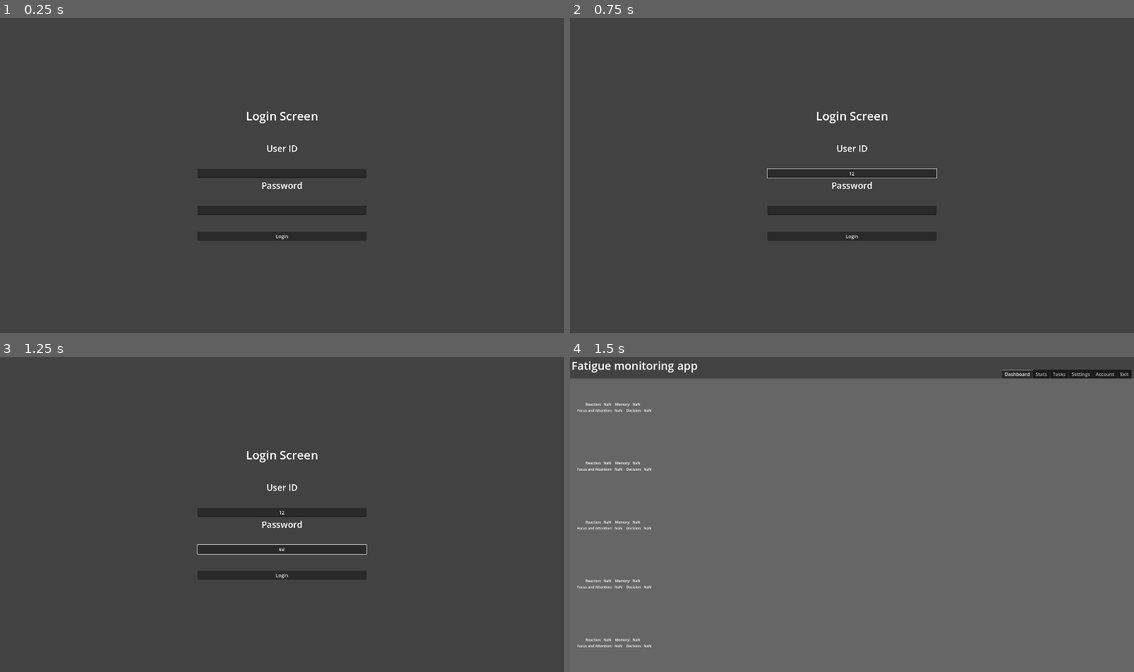
Above: before the commit, frames 1-4 (two rows, left to right).
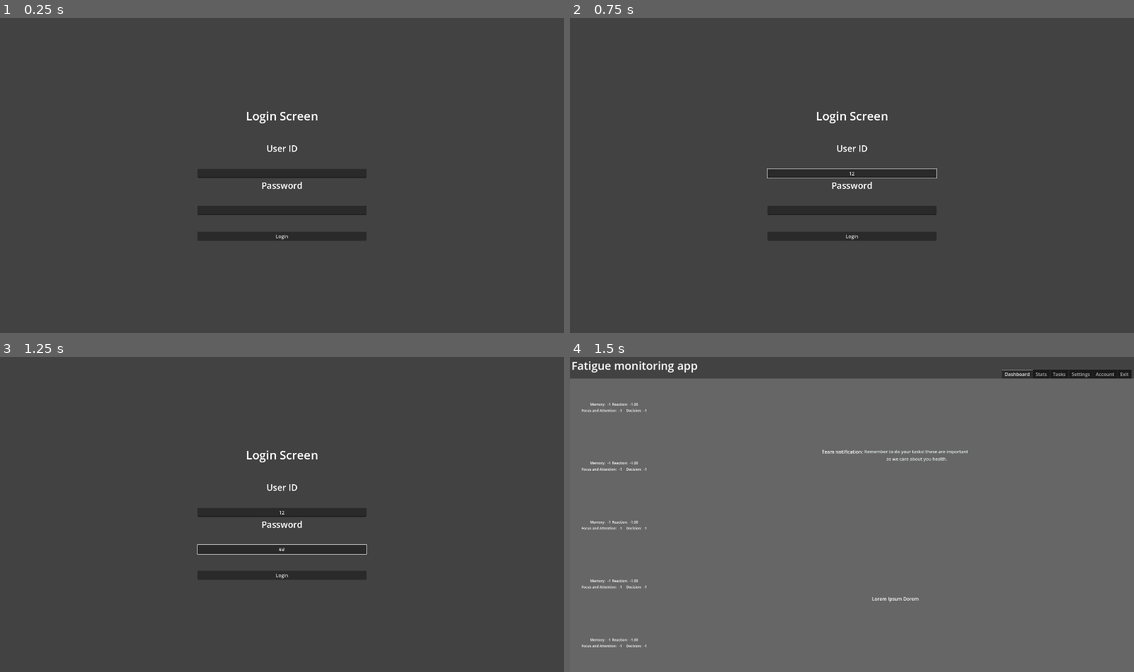
Above: after the commit, the same moments.

Repository: callumstreets21/SoftwareEngineeringDemo
Game: Godot game, scene res://Displays/LoginScreen/LoginScreen.tscn
The game is run twice, just before and just after one commit, with the same random seed, the same clock (stepped at 60 frames per second) and the same inputs. The engine's default icon, where the game draws it, is replaced by a stand-in: a white triangle on a blue panel in a dark square.
Inputs (mouse positions are in pixels of both pictures, inside the frame that each line leads up to):
- Up to frame 1 (0.25 s): no input
- Up to frame 2 (0.75 s): click (852, 172) at 0.52 s; type "12" at 0.6 s
- Up to frame 3 (1.25 s): click (282, 549) at 0.75 s; type "12" at 0.83 s
- Up to frame 4 (1.5 s): click "Login" at 1.25 s

Frames 1-3 are identical in both runs. In frame 4, 0.7% of the frame differs, in the area x 1-71%, y 14-93%.

Commit message:
feedback introduced

Diff:
--- a/softwareengineeringdemo/Additional Scenes/taskStat.tscn
+++ b/softwareengineeringdemo/Additional Scenes/taskStat.tscn
@@ -31,6 +31,24 @@
 size_flags_vertical = 6
 alignment = 1
 
+[node name="Label2" type="Label" parent="VBoxContainer/HBoxContainer"]
+layout_mode = 2
+size_flags_horizontal = 5
+size_flags_vertical = 5
+text = "   Memory: "
+label_settings = SubResource("LabelSettings_vj8sw")
+horizontal_alignment = 1
+vertical_alignment = 1
+
+[node name="MemoryScore" type="Label" parent="VBoxContainer/HBoxContainer"]
+layout_mode = 2
+size_flags_horizontal = 5
+size_flags_vertical = 5
+text = "NaN"
+label_settings = SubResource("LabelSettings_vj8sw")
+horizontal_alignment = 1
+vertical_alignment = 1
+
 [node name="Label" type="Label" parent="VBoxContainer/HBoxContainer"]
 layout_mode = 2
 size_flags_horizontal = 5
@@ -41,24 +59,6 @@
 vertical_alignment = 1
 
 [node name="ReactionScore" type="Label" parent="VBoxContainer/HBoxContainer"]
-layout_mode = 2
-size_flags_horizontal = 5
-size_flags_vertical = 5
-text = "NaN"
-label_settings = SubResource("LabelSettings_vj8sw")
-horizontal_alignment = 1
-vertical_alignment = 1
-
-[node name="Label2" type="Label" parent="VBoxContainer/HBoxContainer"]
-layout_mode = 2
-size_flags_horizontal = 5
-size_flags_vertical = 5
-text = "   Memory: "
-label_settings = SubResource("LabelSettings_vj8sw")
-horizontal_alignment = 1
-vertical_alignment = 1
-
-[node name="MemoryScore" type="Label" parent="VBoxContainer/HBoxContainer"]
 layout_mode = 2
 size_flags_horizontal = 5
 size_flags_vertical = 5
--- a/softwareengineeringdemo/Additional Scenes/task_stat.gd
+++ b/softwareengineeringdemo/Additional Scenes/task_stat.gd
@@ -5,8 +5,18 @@
 @onready var FAScore = $VBoxContainer/HBoxContainer2/FandAScore
 @onready var DeScore = $VBoxContainer/HBoxContainer2/DecisionScore
 
+var rs
+var ms
+var fas
+var ds
+
 func set_score(RS : float, MS : float, FAS : float, DS : float):
-	RScore.text = RS
-	MemScore.text = MS
-	FAScore.text = FAS
-	DeScore.text = DS
+	RScore.text = "%.02f" % RS
+	MemScore.text = "%d" % MS
+	FAScore.text = "%d" % FAS
+	DeScore.text = "%d" % DS
+	print("RS: %f" %RS)
+	rs = RS
+	ms = MS
+	fas = FAS
+	ds = DS
--- a/softwareengineeringdemo/Displays/DisplayAccount/DisplayAccount.tscn
+++ b/softwareengineeringdemo/Displays/DisplayAccount/DisplayAccount.tscn
@@ -1,13 +1,9 @@
-[gd_scene load_steps=7 format=3 uid="uid://bu3latxe6g46t"]
+[gd_scene load_steps=5 format=3 uid="uid://bu3latxe6g46t"]
 
 [ext_resource type="Shader" uid="uid://dyr6u3sn5ymgf" path="res://Displays/DisplayTask/DisplayTask.gdshader" id="1_md2yi"]
-[ext_resource type="Texture2D" uid="uid://dmvke8k5ce6yc" path="res://Task/white-rect.png" id="2_y1xem"]
 [ext_resource type="Texture2D" uid="uid://d2qep1xxaw7ef" path="res://Task/white-square-1.png" id="3_q23o1"]
 
 [sub_resource type="ShaderMaterial" id="ShaderMaterial_pqvxl"]
-shader = ExtResource("1_md2yi")
-
-[sub_resource type="ShaderMaterial" id="ShaderMaterial_wuvtp"]
 shader = ExtResource("1_md2yi")
 
 [sub_resource type="ShaderMaterial" id="ShaderMaterial_174a5"]
@@ -27,19 +23,6 @@
 grow_horizontal = 2
 grow_vertical = 2
 
-[node name="TextureRect3" type="TextureRect" parent="HBoxContainer"]
-material = SubResource("ShaderMaterial_wuvtp")
-layout_mode = 2
-texture = ExtResource("2_y1xem")
-
-[node name="VBoxContainer" type="VBoxContainer" parent="HBoxContainer/TextureRect3"]
-layout_mode = 1
-anchors_preset = 15
-anchor_right = 1.0
-anchor_bottom = 1.0
-grow_horizontal = 2
-grow_vertical = 2
-
 [node name="TextureRect" type="TextureRect" parent="HBoxContainer"]
 material = SubResource("ShaderMaterial_174a5")
 layout_mode = 2
--- a/softwareengineeringdemo/Displays/DisplayBase/DisplayBase.tscn
+++ b/softwareengineeringdemo/Displays/DisplayBase/DisplayBase.tscn
@@ -1,8 +1,9 @@
-[gd_scene load_steps=11 format=3 uid="uid://m8gewbw7h77d"]
+[gd_scene load_steps=12 format=3 uid="uid://m8gewbw7h77d"]
 
 [ext_resource type="Theme" uid="uid://bymf7smqhnjk6" path="res://Ui_Theme.tres" id="1_mmr0i"]
 [ext_resource type="PackedScene" uid="uid://dt4fuurxd4y3e" path="res://Displays/DisplayTask/DisplayTask.tscn" id="2_58dhh"]
 [ext_resource type="Shader" uid="uid://dyr6u3sn5ymgf" path="res://Displays/DisplayTask/DisplayTask.gdshader" id="2_gil83"]
+[ext_resource type="Script" uid="uid://bpn0odkjmwv1v" path="res://Displays/DisplayBase/tab_container.gd" id="3_660ng"]
 [ext_resource type="PackedScene" uid="uid://cfkiuiupw6pus" path="res://Displays/DisplayDashboard/DisplayDashboard.tscn" id="3_815r1"]
 [ext_resource type="PackedScene" uid="uid://w02mv2oawevh" path="res://Displays/DisplayStats/DisplayStats.tscn" id="4_660ng"]
 [ext_resource type="PackedScene" uid="uid://diqiaahs2s3ay" path="res://Displays/DisplaySettings/DisplaySettings.tscn" id="6_n216t"]
@@ -39,6 +40,7 @@
 anchor_bottom = 1.0
 tab_alignment = 2
 current_tab = 0
+script = ExtResource("3_660ng")
 
 [node name="Dashboard" parent="CanvasLayer/Panel/TabContainer" instance=ExtResource("3_815r1")]
 layout_mode = 2
@@ -79,3 +81,5 @@
 label_settings = SubResource("LabelSettings_mmr0i")
 horizontal_alignment = 1
 vertical_alignment = 1
+
+[connection signal="tab_changed" from="CanvasLayer/Panel/TabContainer" to="CanvasLayer/Panel/TabContainer" method="_on_tab_changed"]
--- /dev/null
+++ b/softwareengineeringdemo/Displays/DisplayBase/tab_container.gd
@@ -0,0 +1,6 @@
+extends TabContainer
+
+@onready var dash = $Dashboard
+
+func _on_tab_changed(tab: int) -> void:
+	dash.refresh()
--- a/softwareengineeringdemo/Displays/DisplayDashboard/DisplayDashboard.tscn
+++ b/softwareengineeringdemo/Displays/DisplayDashboard/DisplayDashboard.tscn
@@ -1,6 +1,7 @@
-[gd_scene load_steps=8 format=3 uid="uid://cfkiuiupw6pus"]
+[gd_scene load_steps=10 format=3 uid="uid://cfkiuiupw6pus"]
 
 [ext_resource type="Shader" uid="uid://dyr6u3sn5ymgf" path="res://Displays/DisplayTask/DisplayTask.gdshader" id="1_4ggxa"]
+[ext_resource type="Script" uid="uid://dd61cgs4v6xy5" path="res://Displays/DisplayDashboard/display_dashboard.gd" id="1_gi054"]
 [ext_resource type="Texture2D" uid="uid://dmvke8k5ce6yc" path="res://Task/white-rect.png" id="2_2k235"]
 [ext_resource type="PackedScene" uid="uid://d0hi00w12830g" path="res://Additional Scenes/taskStat.tscn" id="3_56olt"]
 [ext_resource type="Texture2D" uid="uid://d2qep1xxaw7ef" path="res://Task/white-square-1.png" id="3_rpln2"]
@@ -14,10 +15,15 @@
 [sub_resource type="ShaderMaterial" id="ShaderMaterial_dk676"]
 shader = ExtResource("1_4ggxa")
 
+[sub_resource type="LabelSettings" id="LabelSettings_gi054"]
+font_size = 15
+font_color = Color(0.897414, 0.923565, 0.91976, 1)
+
 [node name="DisplayTask" type="Control"]
 layout_mode = 3
 anchor_right = 0.5
 anchor_bottom = 0.5
+script = ExtResource("1_gi054")
 
 [node name="HBoxContainer" type="HBoxContainer" parent="."]
 material = SubResource("ShaderMaterial_pqvxl")
@@ -75,7 +81,25 @@
 [node name="HBoxContainer" type="HBoxContainer" parent="HBoxContainer/TextureRect/VSplitContainer"]
 layout_mode = 2
 size_flags_vertical = 3
+alignment = 1
+
+[node name="Label" type="Label" parent="HBoxContainer/TextureRect/VSplitContainer/HBoxContainer"]
+layout_mode = 2
+text = "Team notification:"
+
+[node name="Label2" type="Label" parent="HBoxContainer/TextureRect/VSplitContainer/HBoxContainer"]
+layout_mode = 2
+text = "
+Remember to do your tasks! these are important
+as we care about you health."
+label_settings = SubResource("LabelSettings_gi054")
+horizontal_alignment = 1
 
 [node name="HBoxContainer2" type="HBoxContainer" parent="HBoxContainer/TextureRect/VSplitContainer"]
 layout_mode = 2
 size_flags_vertical = 3
+alignment = 1
+
+[node name="Label" type="Label" parent="HBoxContainer/TextureRect/VSplitContainer/HBoxContainer2"]
+layout_mode = 2
+text = "Lorem Ipsum Dorem"
--- /dev/null
+++ b/softwareengineeringdemo/Displays/DisplayDashboard/display_dashboard.gd
@@ -0,0 +1,27 @@
+extends Control
+
+@onready var stats1 = $HBoxContainer/TextureRect3/VBoxContainer/TaskStat
+@onready var stats2 = $HBoxContainer/TextureRect3/VBoxContainer/TaskStat2
+@onready var stats3 = $HBoxContainer/TextureRect3/VBoxContainer/TaskStat3
+@onready var stats4 = $HBoxContainer/TextureRect3/VBoxContainer/TaskStat4
+@onready var stats5 = $HBoxContainer/TextureRect3/VBoxContainer/TaskStat5
+@onready var statsAll = [stats1, stats2, stats3, stats4, stats5]
+
+func _ready() -> void:
+	refresh()
+
+
+func refresh():
+	Database.load_database()
+	var entries = Database.get_latest_entries(5)
+	for entry in entries:
+		print(entry)
+	if entries.size() > 0:
+		var counter = 0
+		for entry in entries:
+			print(entry["Reaction"])
+			statsAll[counter].set_score( float(entry["Reaction"]), entry["Memory"], entry["FandA"], entry["Decision"])
+			counter += 1
+	else:
+		for stats in statsAll:
+			stats.set_score(-1,-1,-1,-1)
--- a/softwareengineeringdemo/Displays/DisplaySettings/DisplaySettings.tscn
+++ b/softwareengineeringdemo/Displays/DisplaySettings/DisplaySettings.tscn
@@ -1,13 +1,10 @@
-[gd_scene load_steps=7 format=3 uid="uid://diqiaahs2s3ay"]
+[gd_scene load_steps=6 format=3 uid="uid://diqiaahs2s3ay"]
 
 [ext_resource type="Shader" uid="uid://dyr6u3sn5ymgf" path="res://Displays/DisplayTask/DisplayTask.gdshader" id="1_nle8u"]
-[ext_resource type="Texture2D" uid="uid://dmvke8k5ce6yc" path="res://Task/white-rect.png" id="2_0gxa7"]
+[ext_resource type="Script" uid="uid://bo5s3pays8gse" path="res://Displays/DisplaySettings/clearDbButton.gd" id="3_0x8hn"]
 [ext_resource type="Texture2D" uid="uid://d2qep1xxaw7ef" path="res://Task/white-square-1.png" id="3_mmxrs"]
 
 [sub_resource type="ShaderMaterial" id="ShaderMaterial_pqvxl"]
-shader = ExtResource("1_nle8u")
-
-[sub_resource type="ShaderMaterial" id="ShaderMaterial_wuvtp"]
 shader = ExtResource("1_nle8u")
 
 [sub_resource type="ShaderMaterial" id="ShaderMaterial_0x8hn"]
@@ -20,19 +17,6 @@
 
 [node name="HBoxContainer" type="HBoxContainer" parent="."]
 material = SubResource("ShaderMaterial_pqvxl")
-layout_mode = 1
-anchors_preset = 15
-anchor_right = 1.0
-anchor_bottom = 1.0
-grow_horizontal = 2
-grow_vertical = 2
-
-[node name="TextureRect3" type="TextureRect" parent="HBoxContainer"]
-material = SubResource("ShaderMaterial_wuvtp")
-layout_mode = 2
-texture = ExtResource("2_0gxa7")
-
-[node name="VBoxContainer" type="VBoxContainer" parent="HBoxContainer/TextureRect3"]
 layout_mode = 1
 anchors_preset = 15
 anchor_right = 1.0
@@ -66,6 +50,7 @@
 [node name="Button" type="Button" parent="HBoxContainer/TextureRect/VBoxContainer"]
 layout_mode = 2
 text = "Clear DB"
+script = ExtResource("3_0x8hn")
 
 [node name="Label2" type="Label" parent="HBoxContainer/TextureRect/VBoxContainer"]
 layout_mode = 2
@@ -78,3 +63,5 @@
 [node name="CheckButton" type="CheckButton" parent="HBoxContainer/TextureRect/VBoxContainer"]
 layout_mode = 2
 text = "Dark Mode"
+
+[connection signal="pressed" from="HBoxContainer/TextureRect/VBoxContainer/Button" to="HBoxContainer/TextureRect/VBoxContainer/Button" method="_on_pressed"]
--- /dev/null
+++ b/softwareengineeringdemo/Displays/DisplaySettings/clearDbButton.gd
@@ -0,0 +1,5 @@
+extends Button
+
+
+func _on_pressed() -> void:
+	Database.clear_database()
--- a/softwareengineeringdemo/Displays/DisplayStats/DisplayStats.tscn
+++ b/softwareengineeringdemo/Displays/DisplayStats/DisplayStats.tscn
@@ -1,7 +1,9 @@
-[gd_scene load_steps=7 format=3 uid="uid://w02mv2oawevh"]
+[gd_scene load_steps=9 format=3 uid="uid://w02mv2oawevh"]
 
 [ext_resource type="Shader" uid="uid://dyr6u3sn5ymgf" path="res://Displays/DisplayTask/DisplayTask.gdshader" id="1_14pxy"]
+[ext_resource type="Script" uid="uid://cx7trjc8lsrpw" path="res://Displays/DisplayStats/display_stats.gd" id="1_u8jmi"]
 [ext_resource type="Texture2D" uid="uid://dmvke8k5ce6yc" path="res://Task/white-rect.png" id="2_syucl"]
+[ext_resource type="PackedScene" uid="uid://d0hi00w12830g" path="res://Additional Scenes/taskStat.tscn" id="3_nulnb"]
 [ext_resource type="Texture2D" uid="uid://d2qep1xxaw7ef" path="res://Task/white-square-1.png" id="3_qwjd1"]
 
 [sub_resource type="ShaderMaterial" id="ShaderMaterial_pqvxl"]
@@ -17,6 +19,7 @@
 layout_mode = 3
 anchor_right = 0.5
 anchor_bottom = 0.5
+script = ExtResource("1_u8jmi")
 
 [node name="HBoxContainer" type="HBoxContainer" parent="."]
 material = SubResource("ShaderMaterial_pqvxl")
@@ -40,9 +43,61 @@
 grow_horizontal = 2
 grow_vertical = 2
 
+[node name="TaskStat" parent="HBoxContainer/TextureRect3/VBoxContainer" instance=ExtResource("3_nulnb")]
+layout_mode = 2
+
+[node name="TaskStat2" parent="HBoxContainer/TextureRect3/VBoxContainer" instance=ExtResource("3_nulnb")]
+layout_mode = 2
+
+[node name="TaskStat3" parent="HBoxContainer/TextureRect3/VBoxContainer" instance=ExtResource("3_nulnb")]
+layout_mode = 2
+
+[node name="TaskStat4" parent="HBoxContainer/TextureRect3/VBoxContainer" instance=ExtResource("3_nulnb")]
+layout_mode = 2
+
+[node name="TaskStat5" parent="HBoxContainer/TextureRect3/VBoxContainer" instance=ExtResource("3_nulnb")]
+layout_mode = 2
+
 [node name="TextureRect" type="TextureRect" parent="HBoxContainer"]
 material = SubResource("ShaderMaterial_dqa0d")
 layout_mode = 2
 size_flags_horizontal = 3
 texture = ExtResource("3_qwjd1")
 expand_mode = 3
+
+[node name="VBoxContainer" type="VBoxContainer" parent="HBoxContainer/TextureRect"]
+layout_mode = 1
+anchors_preset = 15
+anchor_right = 1.0
+anchor_bottom = 1.0
+grow_horizontal = 2
+grow_vertical = 2
+alignment = 1
+
+[node name="Mem" type="Label" parent="HBoxContainer/TextureRect/VBoxContainer"]
+layout_mode = 2
+horizontal_alignment = 1
+
+[node name="Reac" type="Label" parent="HBoxContainer/TextureRect/VBoxContainer"]
+layout_mode = 2
+horizontal_alignment = 1
+
+[node name="FandA" type="Label" parent="HBoxContainer/TextureRect/VBoxContainer"]
+layout_mode = 2
+horizontal_alignment = 1
+
+[node name="Dec" type="Label" parent="HBoxContainer/TextureRect/VBoxContainer"]
+layout_mode = 2
+horizontal_alignment = 1
+
+[node name="HBoxContainer" type="HBoxContainer" parent="HBoxContainer/TextureRect/VBoxContainer"]
+layout_mode = 2
+alignment = 1
+
+[node name="Button" type="Button" parent="HBoxContainer/TextureRect/VBoxContainer/HBoxContainer"]
+layout_mode = 2
+text = "<"
+
+[node name="Button2" type="Button" parent="HBoxContainer/TextureRect/VBoxContainer/HBoxContainer"]
+layout_mode = 2
+text = ">"
--- /dev/null
+++ b/softwareengineeringdemo/Displays/DisplayStats/display_stats.gd
@@ -0,0 +1,63 @@
+extends Control
+
+@onready var stats1 = $HBoxContainer/TextureRect3/VBoxContainer/TaskStat
+@onready var stats2 = $HBoxContainer/TextureRect3/VBoxContainer/TaskStat2
+@onready var stats3 = $HBoxContainer/TextureRect3/VBoxContainer/TaskStat3
+@onready var stats4 = $HBoxContainer/TextureRect3/VBoxContainer/TaskStat4
+@onready var stats5 = $HBoxContainer/TextureRect3/VBoxContainer/TaskStat5
+@onready var statsAll = [stats1, stats2, stats3, stats4, stats5]
+
+@onready var upButton = $HBoxContainer/TextureRect/VBoxContainer/HBoxContainer/Button
+@onready var downButton = $HBoxContainer/TextureRect/VBoxContainer/HBoxContainer/Button2
+
+@onready var mem = $HBoxContainer/TextureRect/VBoxContainer/Mem
+@onready var reac = $HBoxContainer/TextureRect/VBoxContainer/Reac
+@onready var fanda = $HBoxContainer/TextureRect/VBoxContainer/FandA
+@onready var dec = $HBoxContainer/TextureRect/VBoxContainer/Dec
+
+var buttonPressed = false
+
+var listPos = 0
+
+func _process(delta: float) -> void:
+	var starting = listPos
+	if upButton.is_pressed() && !buttonPressed:
+		listPos -= 1
+		buttonPressed = true
+	elif downButton.is_pressed()  && !buttonPressed:
+		listPos += 1
+		buttonPressed = true
+
+	if !downButton.is_pressed() && !upButton.is_pressed():
+		buttonPressed = false
+
+	if starting != listPos:
+		if listPos > 4:
+			listPos = 0
+		elif listPos < 0:
+			listPos = 4
+		print("rs: %f" %statsAll[listPos].rs)
+		reac.text = feedbackgen.FeedbackReaction(statsAll[listPos].rs)
+		fanda.text = feedbackgen.FeedbackFocus(statsAll[listPos].fas)
+		refresh()
+
+func _ready() -> void:
+	refresh()
+	reac.text = feedbackgen.FeedbackReaction(statsAll[listPos].rs)
+	fanda.text = feedbackgen.FeedbackFocus(statsAll[listPos].fas)
+
+
+func refresh():
+	Database.load_database()
+	var entries = Database.get_latest_entries(5)
+	for entry in entries:
+		print(entry)
+	if entries.size() > 0:
+		var counter = 0
+		for entry in entries:
+			print("loaded rs: %f" %entry["Reaction"])
+			statsAll[counter].set_score(entry["Reaction"], entry["Memory"], entry["FandA"], entry["Decision"])
+			counter += 1
+	else:
+		for stats in statsAll:
+			stats.set_score(-1,-1,-1,-1)
--- a/softwareengineeringdemo/Displays/LoginScreen/login_screen.gd
+++ b/softwareengineeringdemo/Displays/LoginScreen/login_screen.gd
@@ -13,11 +13,11 @@
 
 func _input(event: InputEvent) -> void:
 	if event.is_action("InjectFakeData"):
-		Database.add_entry(1, 2, 4, 5)
-		Database.add_entry(1, 2, 4, 5)
-		Database.add_entry(1, 2, 4, 5)
-		Database.add_entry(1, 2, 4, 5)
-		Database.add_entry(1, 2, 4, 5)
+		Database.add_entry(1, 0.19, 8, 5)
+		Database.add_entry(1, 0.5, 6, 5)
+		Database.add_entry(1, 0.7, 4, 5)
+		Database.add_entry(1, 1.2, 2, 5)
+		Database.add_entry(1, 6, 1, 5)
 
 				# Get last 5 entries
 		var recent = Database.get_latest_entries(5)
--- a/softwareengineeringdemo/Scripts/Database.gd
+++ b/softwareengineeringdemo/Scripts/Database.gd
@@ -5,10 +5,16 @@
 
 var file_path = "user://log_database.json"
 
+func is_today(year: int, month: int, day: int) -> bool:
+	var now = Time.get_datetime_dict_from_system()
+	return now["year"] == year and now["month"] == month and now["day"] == day
+
+
 # Load the database from file
 func load_database() -> void:
 
 	if not FileAccess.file_exists(file_path):
+		print("no file found")
 		entries = []
 		return
 
@@ -19,17 +25,22 @@
 		var json = JSON.parse_string(content)
 		if typeof(json) == TYPE_ARRAY:
 			entries = json
+			print("loaded array, values in array: %d" % entries.size())
 		else:
 			push_error("JSON is not an array: %s" % file_path)
 
 
 func add_entry(MemeoryScore : float, ReactionScore : float, FandAScore : float, QuizScore : float) -> void:
 	var existing_entries: Array = []
+	var now = Time.get_datetime_dict_from_system()
 	var new_entry = {
 		"Memory" : MemeoryScore,
 		"Reaction" : ReactionScore,
 		"FandA" : FandAScore,
-		"QuizScore" : QuizScore
+		"Decision" : QuizScore,
+		"day" : now["day"],
+		"month" : now["month"],
+		"year" : now["year"]
 	}
 	# Load existing entries (if the file exists and is valid)
 	if FileAccess.file_exists(file_path):
@@ -40,7 +51,6 @@
 			var parsed = JSON.parse_string(content)
 			if typeof(parsed) == TYPE_ARRAY:
 				existing_entries = parsed
-
 	# Add the new entry
 	existing_entries.append(new_entry)
 
@@ -58,7 +68,7 @@
 
 # Get the latest N entries
 func get_latest_entries(count: int) -> Array:
-	return entries.slice(-count, count)
+	return entries.slice(-count, entries.size())
 
 func clear_database() -> void:
 	entries.clear()  # Clear in-memory entries
--- /dev/null
+++ b/softwareengineeringdemo/Scripts/FeedbackManager.gd
@@ -0,0 +1,45 @@
+extends Node
+
+class_name feedbackgen
+
+static func FeedbackReaction(score : float) -> String:
+	var feedback = ""
+	if score == 0:
+		feedback = "INVALID SCORE"
+		return feedback
+	if score >= 0.2 && score < 0.4:
+		feedback = "Lighting fast reflexes! you seem incredibly alert and awake!"
+		return feedback
+	if score >= 0.4 && score < 0.9:
+		feedback = "Quick reflexes! you seem alert and awake!"
+		return feedback
+	if score >= 0.9 && score < 2.0:
+		feedback = "Good reflexes! you seem decently alert today!"
+		return feedback
+	if score >=2.0 && score <5.0:
+		feedback = "Your reflexes seem a little slow today, maybe you need some more rest"
+		return feedback
+	else:
+		feedback = "Your reflexes seem slow today, you may be quite fatigued and need rest"
+		return feedback
+
+static func FeedbackFocus(score : int) -> String:
+	var feedback = ""
+	if score == 0:
+		feedback = "INVALID SCORE"
+		return feedback
+	if score <= 10 && score > 8:
+		feedback = "Sharp focus today! you seem incredibly alert and awake!"
+		return feedback
+	if score <= 8 && score > 6:
+		feedback = "Great focus! you seem alert and awake!"
+		return feedback
+	if score <= 6 && score > 4:
+		feedback = "Good focus! you seem decently alert today!"
+		return feedback
+	if score <=4 && score > 2:
+		feedback = "Your focus seem a little off today, maybe you need some more rest"
+		return feedback
+	else:
+		feedback = "Your focus seems poor today, you may be quite fatigued and need rest"
+		return feedback
Not shown, added: softwareengineeringdemo/Displays/DisplayBase/tab_container.gd.uid
Not shown, added: softwareengineeringdemo/Displays/DisplayDashboard/display_dashboard.gd.uid
Not shown, added: softwareengineeringdemo/Displays/DisplaySettings/clearDbButton.gd.uid
Not shown, added: softwareengineeringdemo/Displays/DisplayStats/display_stats.gd.uid
Not shown, added: softwareengineeringdemo/Scripts/FeedbackManager.gd.uid
